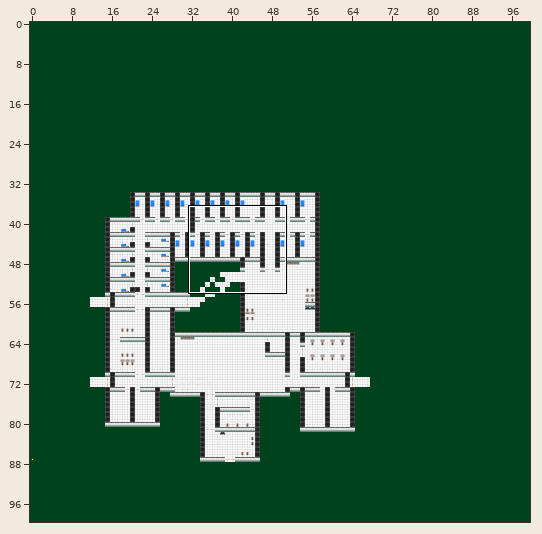
An edit to a level. Tiled map, ALPHA TEX/world4.tmx. The first picture is a wide view before the edit; the outline marks the close-up.
Close-up. Before:
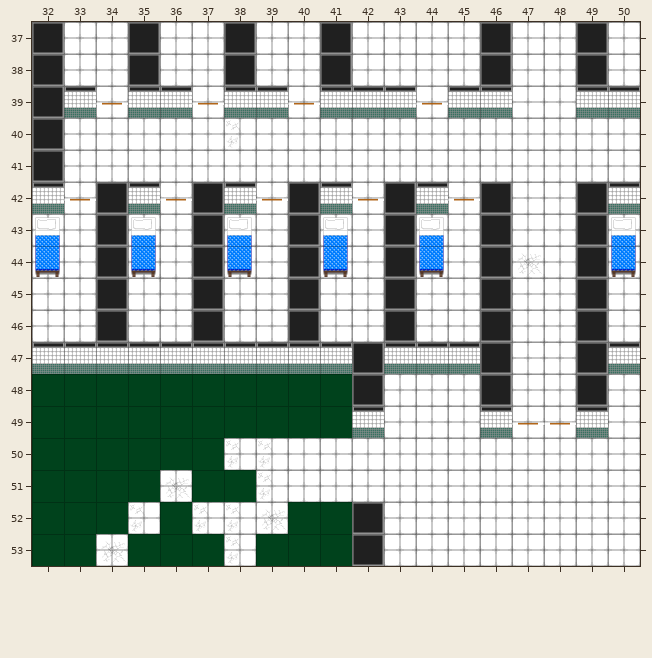
Cells are 64x64 px. Shown: x 32..50, y 37..53. The commit also changed other parts of the map, which this record leaves out.
After the commit:
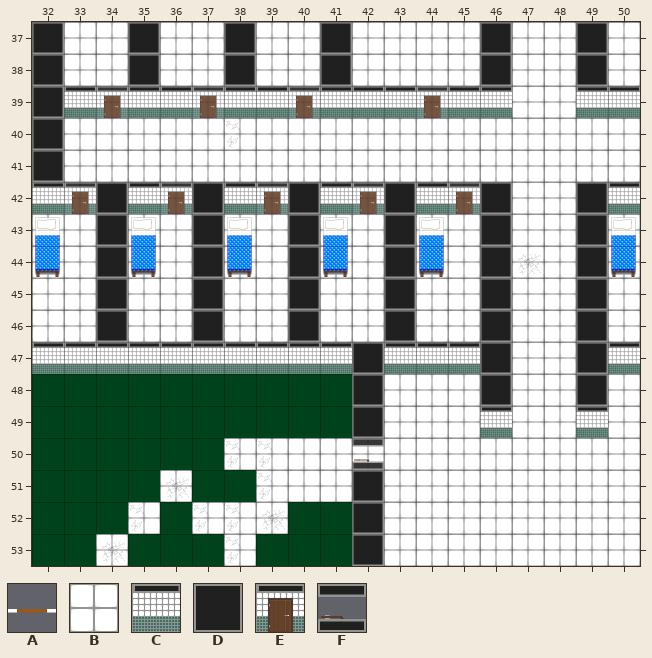
Key: from "alpha_sprite_sheet": A 10; from "floor_wall_sheet": B 0, C 5, D 6, E 7, F 10.
_ is an empty cell.
The exact change:
Layer "väggar":
The edit turns tile B into tile D in row 51 at x 42.
The edit turns tile C into tile D in row 49 at x 42.
Layer "Dörrar":
The edit turns tile A into tile E in row 39 at x 34, 37, 40 and 44; in row 42 at x 33, 36, 39, 42 and 45.
There is now tile F in row 50 at x 42.
The edit erases tile A in row 49 at x 47 to 48.
